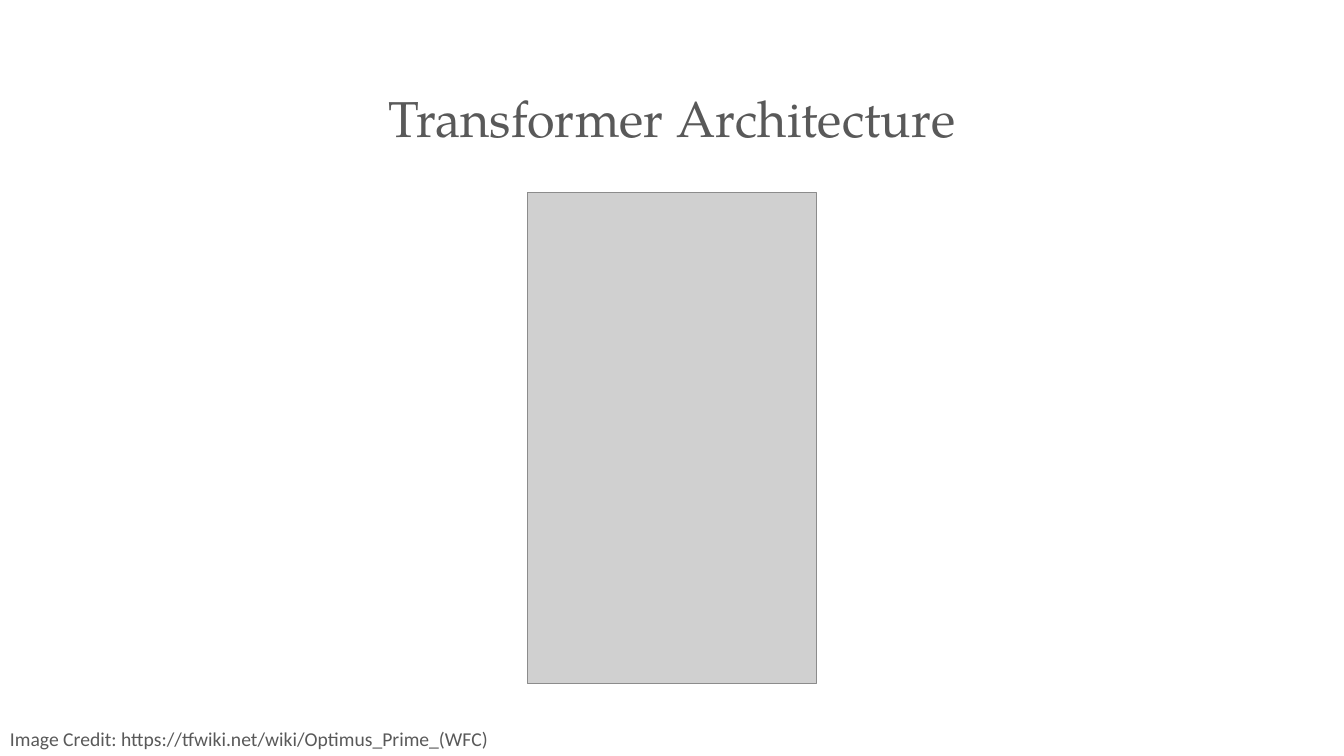
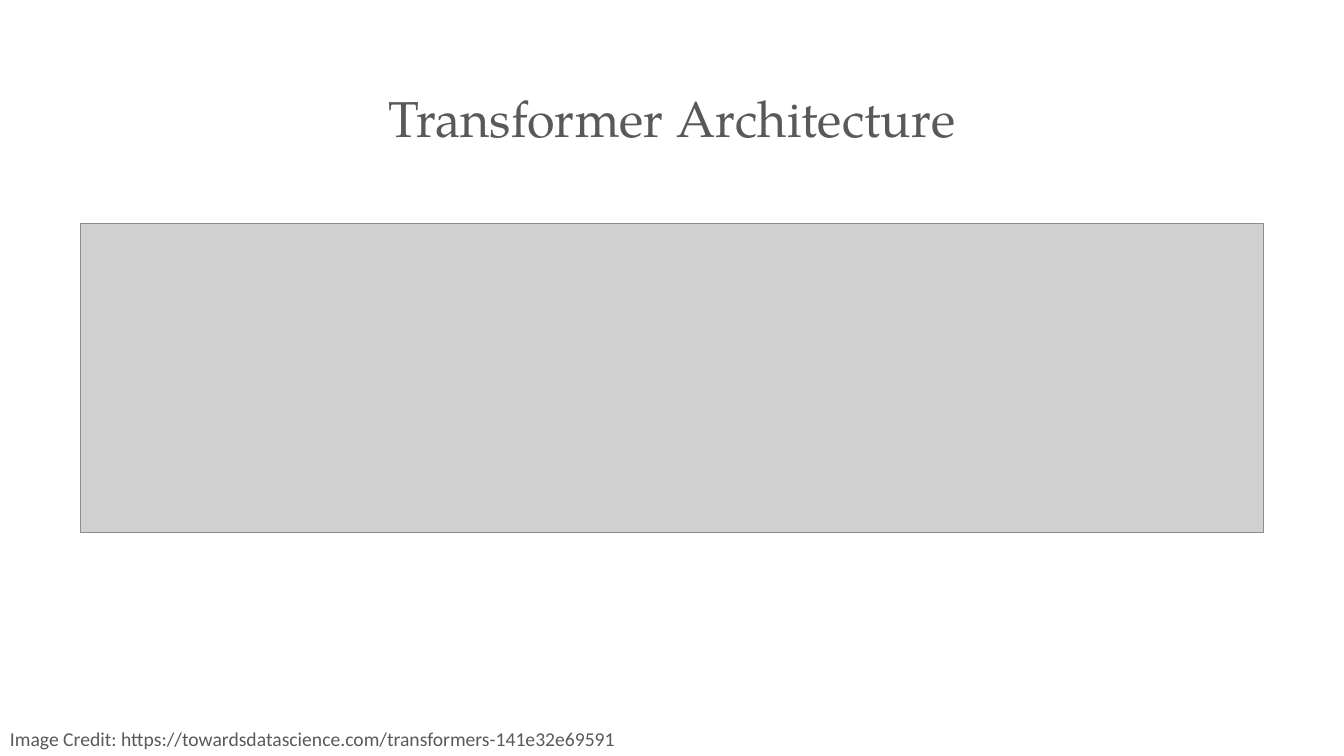
Before and after one commit to PracticumAI/transformers, a slide deck: slide 2 of presentations/01_transformers_intro.pptx (slide 7 before the commit). Drawn at 1344x756 pixels with LibreOffice and Linux fonts; fonts in the diff are those of the drawing; grey boxes stand for pictures. Boxes give left, top, right and bottom in pixels: in the first picture for what was removed or moved away, otherwise in the second. Text is boxed around its words. In the diff, an @@ line names an element or a change of style, - is before the commit and + after.

```diff
--- a/presentations/01_transformers_intro.pptx
+++ b/presentations/01_transformers_intro.pptx
@@ picture removed at box(527, 193, 817, 684) @@
@@ picture added at box(81, 224, 1264, 532) @@
@@ text at box(10, 732, 614, 750): text changed @@
-Image Credit: https://tfwiki.net/wiki/Optimus_Prime_(WFC)
+Image Credit: https://towardsdatascience.com/transformers-141e32e69591
```
Also in this commit, not shown: 5 slides added, 7 slides removed, 2 other files.
